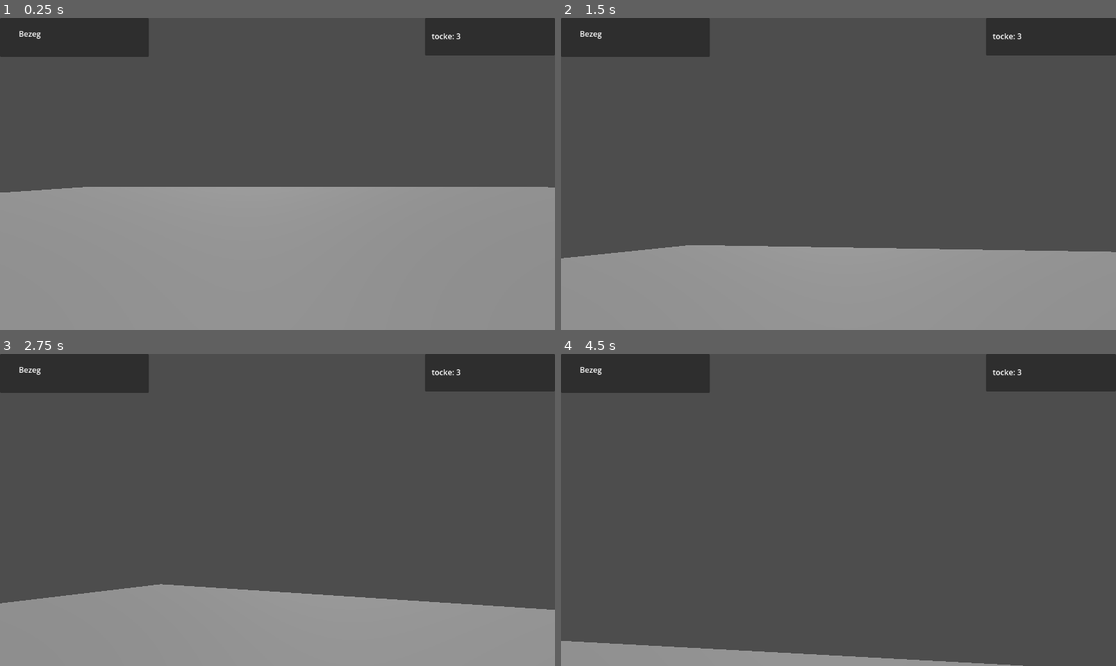
Above: before the commit, frames 1-4 (two rows, left to right).
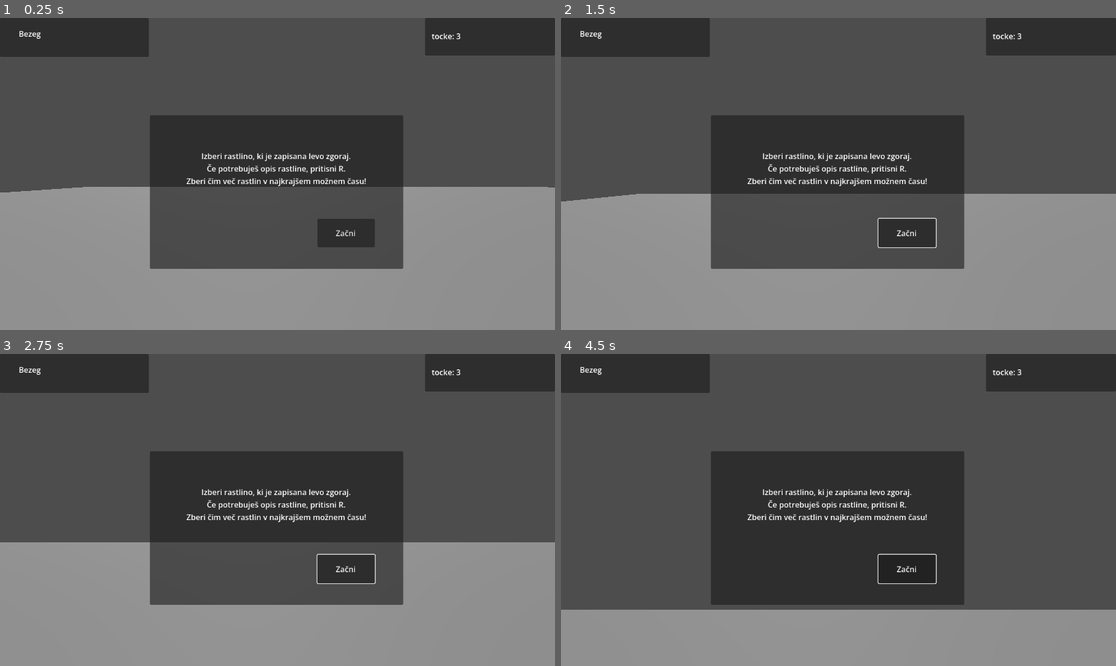
Above: after the commit, the same moments.

Repository: nezazopo/Floris
Game: Godot game, scene res://scenes/main.tscn
Same seed, same stepped clock (60 frames per second), same inputs: the game is played once before the commit and once after it.
Inputs (mouse positions are in pixels of both pictures, inside the frame that each line leads up to):
- Up to frame 1 (0.25 s): no input
- Up to frame 2 (1.5 s): click (905, 233) at 0.5 s, where only the run after the commit has a clickable "Začni"; tap Enter (ui_accept) at 1.25 s; move the mouse to (866, 174) at 1.27 s; hold Up (ui_up) from 1.28 s (still down); click (866, 174) at 1.42 s
- Up to frame 3 (2.75 s): keep holding Up (ui_up); tap Enter (ui_accept) at 1.52, 2.27 s; move the mouse to (249, 510) at 2.02 s; click (249, 510) at 2.17 s
- Up to frame 4 (4.5 s): keep holding Up (ui_up); move the mouse to (849, 503) at 2.77 s; click (849, 503) at 2.92 s; move the mouse to (832, 516) at 3.52 s; click (832, 516) at 3.67 s; tap Enter (ui_accept) at 3.77 s; move the mouse to (877, 513) at 4.27 s; click (877, 513) at 4.42 s

The runs differ from the first frame. In frame 1, 22% of the frame differs, in the area x 27-73%, y 31-81%; in frame 2, 25%; in frame 3, 26%; in frame 4, 37%, in the area x 0-100%, y 31-100%.

Commit message:
Uvod

Diff:
--- a/igra/scenes/Bezeg.tscn
+++ b/igra/scenes/Bezeg.tscn
@@ -1,7 +1,7 @@
 [gd_scene format=3 uid="uid://b500uka7w3uvy"]
 
 [ext_resource type="PackedScene" uid="uid://cjbthrjnggv8r" path="res://scenes/rastlina.tscn" id="1_aflqt"]
-[ext_resource type="Script" uid="uid://co48yrv5dxpjr" path="res://scenes/bezeg.gd" id="2_pcald"]
+[ext_resource type="Script" uid="uid://co48yrv5dxpjr" path="res://scripts/bezeg.gd" id="2_pcald"]
 
 [node name="Bezeg" unique_id=1266372627 instance=ExtResource("1_aflqt")]
 script = ExtResource("2_pcald")
--- a/igra/scenes/cemaz.tscn
+++ b/igra/scenes/cemaz.tscn
@@ -1,7 +1,7 @@
 [gd_scene format=3 uid="uid://b22xce27kvu51"]
 
 [ext_resource type="PackedScene" uid="uid://cjbthrjnggv8r" path="res://scenes/rastlina.tscn" id="1_pokh7"]
-[ext_resource type="Script" uid="uid://h1odmwux86h6" path="res://scenes/cemaz.gd" id="2_b6cp7"]
+[ext_resource type="Script" uid="uid://h1odmwux86h6" path="res://scripts/cemaz.gd" id="2_b6cp7"]
 
 [node name="Cemaz" unique_id=1910173710 instance=ExtResource("1_pokh7")]
 script = ExtResource("2_b6cp7")
--- a/igra/scenes/main.tscn
+++ b/igra/scenes/main.tscn
@@ -7,7 +7,8 @@
 [ext_resource type="PackedScene" uid="uid://b500uka7w3uvy" path="res://scenes/Bezeg.tscn" id="6_tefeu"]
 [ext_resource type="PackedScene" uid="uid://b00ah541am28r" path="res://scenes/panel_tocke.tscn" id="7_o6xl0"]
 [ext_resource type="PackedScene" uid="uid://bs72ogkvdd7d6" path="res://addons/proto_controller/proto_controller.tscn" id="8_85g3d"]
-[ext_resource type="PackedScene" uid="uid://cp4lg4dcudre5" path="res://panel_death.tscn" id="8_tipki"]
+[ext_resource type="PackedScene" uid="uid://cp4lg4dcudre5" path="res://scenes/panel_konec.tscn" id="8_tipki"]
+[ext_resource type="PackedScene" uid="uid://cxc3h5ttci816" path="res://scenes/panel_uvod.tscn" id="9_85g3d"]
 
 [sub_resource type="BoxMesh" id="BoxMesh_sugp2"]
 
@@ -44,7 +45,7 @@
 
 [node name="Timer" type="Timer" parent="." unique_id=191509279]
 
-[node name="PanelDeath" parent="." unique_id=1978548227 instance=ExtResource("8_tipki")]
+[node name="PanelKonec" parent="." unique_id=1978548227 instance=ExtResource("8_tipki")]
 offset_left = 343.0
 offset_top = 113.0
 offset_right = 770.0
@@ -53,7 +54,10 @@
 [node name="ProtoController" parent="." unique_id=974561663 instance=ExtResource("8_85g3d")]
 transform = Transform3D(1, 0, 0, 0, 1, 0, 0, 0, 1, -4.87365, -0.015081942, 0.44604683)
 
+[node name="PanelUvod" parent="." unique_id=1966509095 instance=ExtResource("9_85g3d")]
+
 [editable path="Bezeg"]
 [editable path="Cemaz"]
-[editable path="PanelDeath"]
+[editable path="PanelKonec"]
 [editable path="ProtoController"]
+[editable path="PanelUvod"]
--- a/igra/panel_death.tscn
+++ b/igra/scenes/panel_konec.tscn
@@ -1,6 +1,6 @@
-[gd_scene load_steps=2 format=3 uid="uid://cp4lg4dcudre5"]
+[gd_scene format=3 uid="uid://cp4lg4dcudre5"]
 
-[ext_resource type="Script" uid="uid://ddc87cpseu6vn" path="res://panel_death.gd" id="1_vy8l5"]
+[ext_resource type="Script" uid="uid://ddc87cpseu6vn" path="res://scripts/panel_konec.gd" id="1_vy8l5"]
 
 [node name="PanelDeath" type="Panel"]
 offset_right = 427.0
--- a/igra/scenes/panel_poisci_rastlino.tscn
+++ b/igra/scenes/panel_poisci_rastlino.tscn
@@ -1,6 +1,6 @@
-[gd_scene load_steps=2 format=3 uid="uid://j610sgs474b0"]
+[gd_scene format=3 uid="uid://j610sgs474b0"]
 
-[ext_resource type="Script" uid="uid://bpai3xktmgbr7" path="res://panel_poisci_rastlino.gd" id="1_kekta"]
+[ext_resource type="Script" uid="uid://bpai3xktmgbr7" path="res://scripts/panel_poisci_rastlino.gd" id="1_kekta"]
 
 [node name="PanelPoisciRastlino" type="Panel"]
 offset_right = 309.0
--- a/igra/scenes/panel_tocke.tscn
+++ b/igra/scenes/panel_tocke.tscn
@@ -1,6 +1,6 @@
-[gd_scene load_steps=2 format=3 uid="uid://b00ah541am28r"]
+[gd_scene format=3 uid="uid://b00ah541am28r"]
 
-[ext_resource type="Script" uid="uid://dsfjwrl0b5oj4" path="res://panel_tocke.gd" id="1_irexa"]
+[ext_resource type="Script" uid="uid://dsfjwrl0b5oj4" path="res://scripts/panel_tocke.gd" id="1_irexa"]
 
 [node name="PanelTocke" type="Panel"]
 anchors_preset = 1
--- /dev/null
+++ b/igra/scenes/panel_uvod.tscn
@@ -0,0 +1,49 @@
+[gd_scene format=3 uid="uid://cxc3h5ttci816"]
+
+[ext_resource type="Script" uid="uid://f8uifoal7oko" path="res://scripts/panel_uvod.gd" id="1_vdedq"]
+
+[node name="PanelUvod" type="Panel" unique_id=1966509095]
+anchors_preset = 8
+anchor_left = 0.5
+anchor_top = 0.5
+anchor_right = 0.5
+anchor_bottom = 0.5
+offset_left = -265.0
+offset_top = -122.0
+offset_right = 261.0
+offset_bottom = 197.0
+grow_horizontal = 2
+grow_vertical = 2
+size_flags_horizontal = 4
+script = ExtResource("1_vdedq")
+
+[node name="LabelUvod" type="Label" parent="." unique_id=604016167]
+layout_mode = 1
+anchors_preset = 5
+anchor_left = 0.5
+anchor_right = 0.5
+offset_left = -187.0
+offset_top = 47.0
+offset_right = 187.0
+offset_bottom = 174.0
+grow_horizontal = 2
+text = "Izberi rastlino, ki je zapisana levo zgoraj.
+ Če potrebuješ opis rastline, pritisni R.
+Zberi čim več rastlin v najkrajšem možnem času!"
+horizontal_alignment = 1
+vertical_alignment = 1
+
+[node name="ButtonUvodGo" type="Button" parent="." unique_id=1667612509]
+layout_mode = 1
+anchors_preset = 3
+anchor_left = 1.0
+anchor_top = 1.0
+anchor_right = 1.0
+anchor_bottom = 1.0
+offset_left = -178.0
+offset_top = -104.0
+offset_right = -59.0
+offset_bottom = -45.0
+grow_horizontal = 0
+grow_vertical = 0
+text = "Začni"
--- a/igra/scripts/game_manager.gd
+++ b/igra/scripts/game_manager.gd
@@ -9,7 +9,7 @@
 @onready var panel_poisci_rastlino: Panel = $"../PanelPoisciRastlino"
 @onready var panel_tocke: Panel = $"../PanelTocke"
 @onready var timer: Timer = $"../Timer"
-@onready var panel_death: Panel = $"../PanelDeath"
+@onready var panel_death: Panel = $"../PanelKonec"
 
 func _ready():
 	var rastline_nodes = get_tree().get_nodes_in_group("rastline")
--- a/igra/panel_death.gd
+++ b/igra/scripts/panel_konec.gd
@@ -1,11 +1,13 @@
 extends Panel
 @onready var panel_death_text: Label = $PanelDeathText
 @onready var restart_button: Button = $RestartButton
+@onready var proto_controller: CharacterBody3D = $"../ProtoController"
 
 func _ready() -> void:
 	self.visible = false
 
 func prikaziPanel(razlog):
+	proto_controller.release_mouse()
 	self.visible = true
 	if(panel_death_text != null):
 		panel_death_text.text = razlog
--- a/igra/panel_poisci_rastlino.gd
+++ b/igra/scripts/panel_poisci_rastlino.gd
@@ -1,6 +1,7 @@
 extends Panel
 @onready var text_poisci_rastlino: Label = %TextPoisciRastlino
 @onready var game_manager = %GameManager
+@onready var proto_controller: CharacterBody3D = $"../ProtoController"
 
 
 # Called when the node enters the scene tree for the first time.
--- /dev/null
+++ b/igra/scripts/panel_uvod.gd
@@ -0,0 +1,11 @@
+extends Panel
+
+
+# Called when the node enters the scene tree for the first time.
+func _ready() -> void:
+	self.visible = true
+
+
+# Called every frame. 'delta' is the elapsed time since the previous frame.
+func _process(delta: float) -> void:
+	pass
Renamed: igra/scenes/bezeg.gd -> igra/scripts/bezeg.gd
Renamed: igra/scenes/bezeg.gd.uid -> igra/scripts/bezeg.gd.uid
Renamed: igra/scenes/cemaz.gd -> igra/scripts/cemaz.gd
Renamed: igra/scenes/cemaz.gd.uid -> igra/scripts/cemaz.gd.uid
Renamed: igra/panel_death.gd.uid -> igra/scripts/panel_konec.gd.uid
Renamed: igra/panel_poisci_rastlino.gd.uid -> igra/scripts/panel_poisci_rastlino.gd.uid
Renamed: igra/panel_tocke.gd -> igra/scripts/panel_tocke.gd
Renamed: igra/panel_tocke.gd.uid -> igra/scripts/panel_tocke.gd.uid
Not shown, added: igra/scripts/panel_uvod.gd.uid
